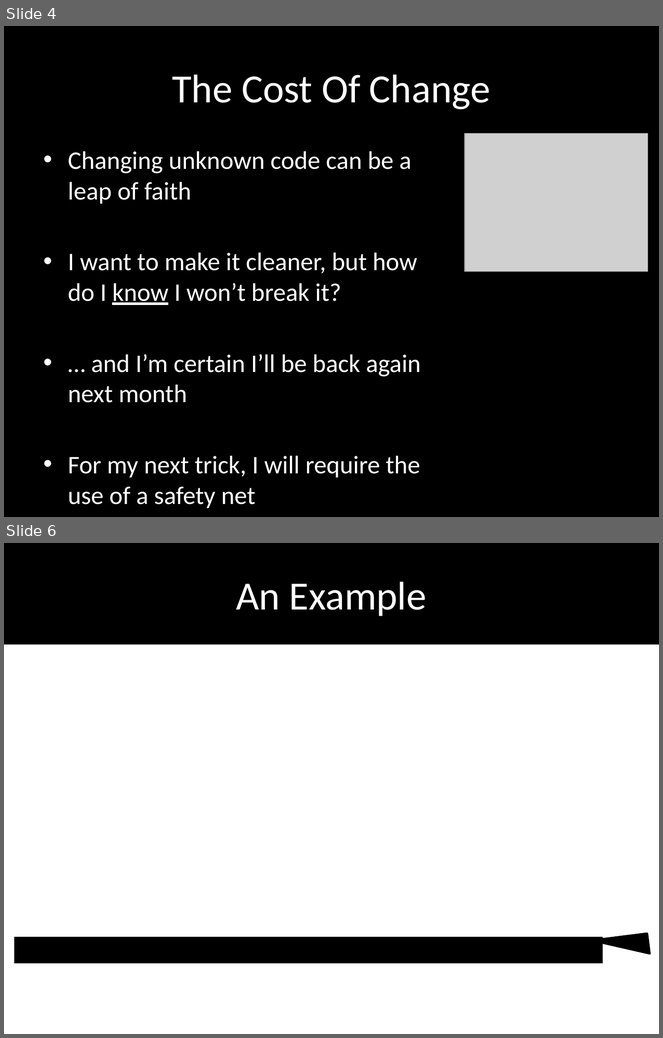
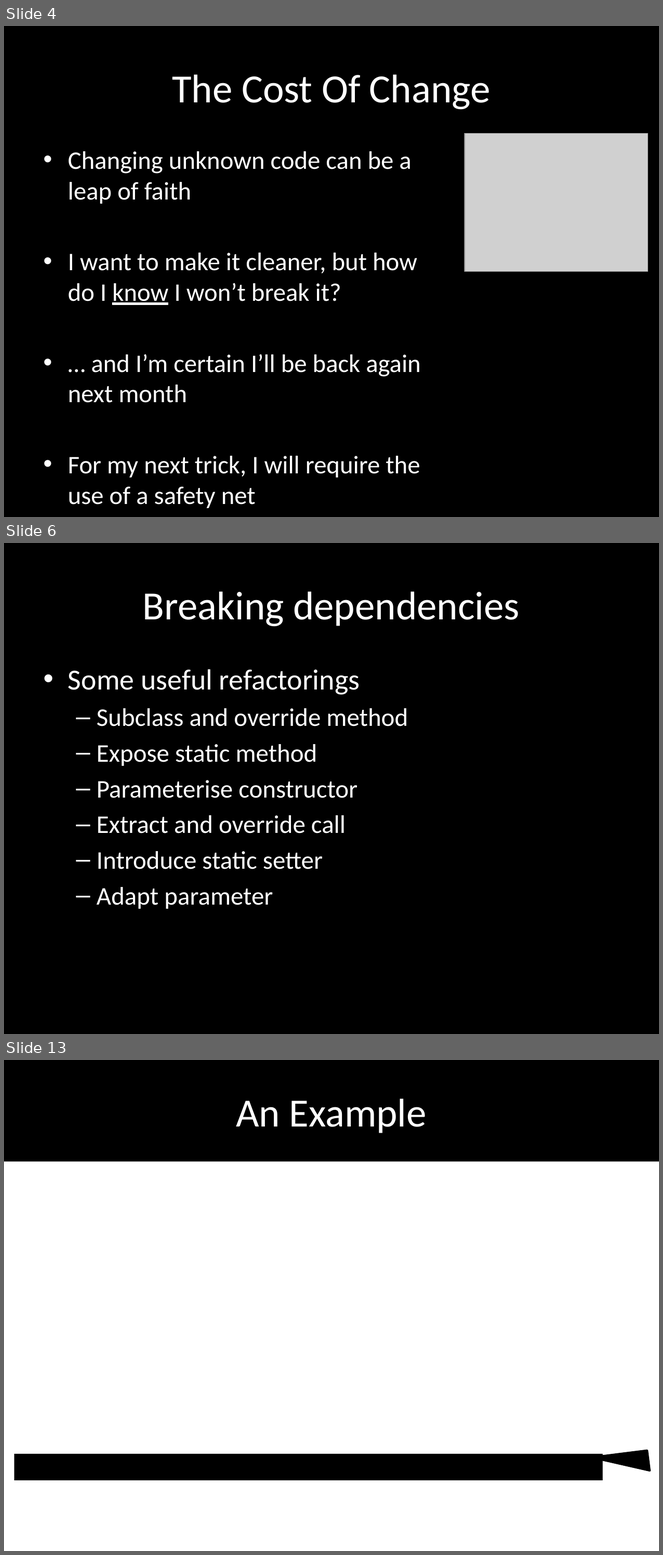
Before and after one commit to tonybaines/retrofitting-tests, a slide deck: presentation/Retrofitting Tests.pptx. Shown one above the other, each under a label of ours: slides 4 and 6 before the commit, slides 4, 6 and 13 after it; the slides between them are not shown. The pictures are 663x1038 and 663x1555 pixels, drawn with LibreOffice and Linux fonts; fonts in the diff are those of the drawing; grey boxes stand for pictures; background and template pictures are left out. Boxes give left, top, right and bottom in pixels: in the first picture for what was removed or moved away, otherwise in the second. Text is boxed around its words. In the diff, an @@ line names an element or a change of style, - is before the commit and + after.

Commit message:
(Tony) Added some slides specifically for the new exercises. Tidied up some typos Added runtime exceptions to the business methods that should be somehow replaced during testing to force dependencies to be broken

```diff
--- a/presentation/Retrofitting Tests.pptx
+++ b/presentation/Retrofitting Tests.pptx
@@ slide 6 added at [4,543,659,1034], background #000000 @@
@@ title added at [143,591,519,627], 44 pt, text #FFFFFF @@
+Breaking dependencies
@@ text added at [68,669,408,909], 28 pt, text #FFFFFF @@
+• Some useful refactorings
+  – Subclass and override method
+  – Expose static method
+  – Parameterise constructor
+  – Extract and override call
+  – Introduce static setter
+  – Adapt parameter
@@ what was slide 6 is now slide 13 @@
```
Also in this commit, not shown: 1 slide changed, 6 other slides added, 6 other files.
